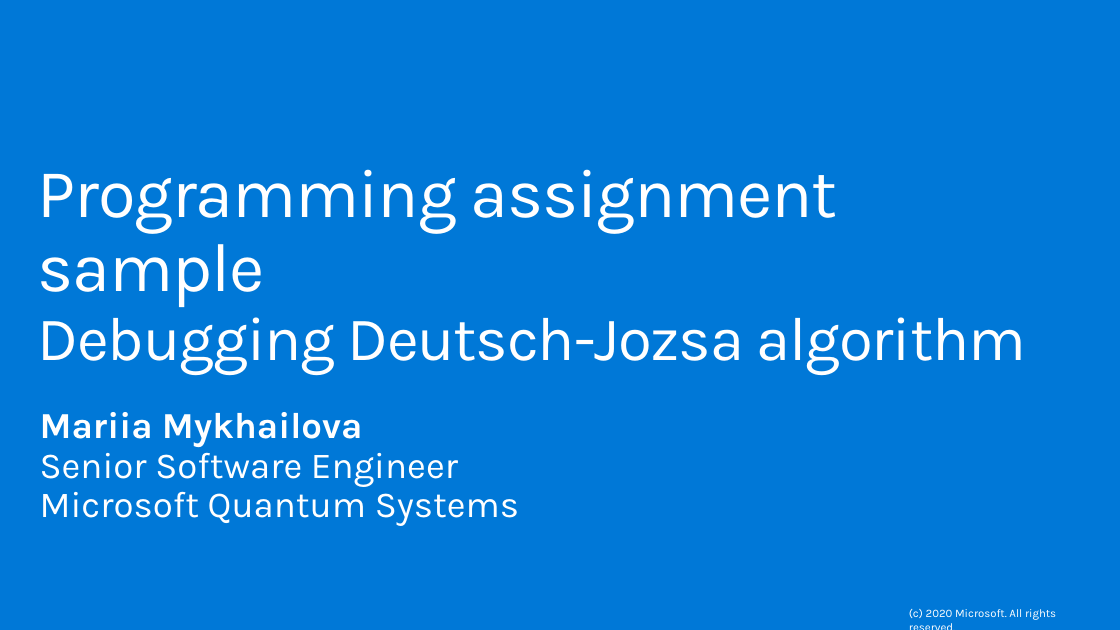
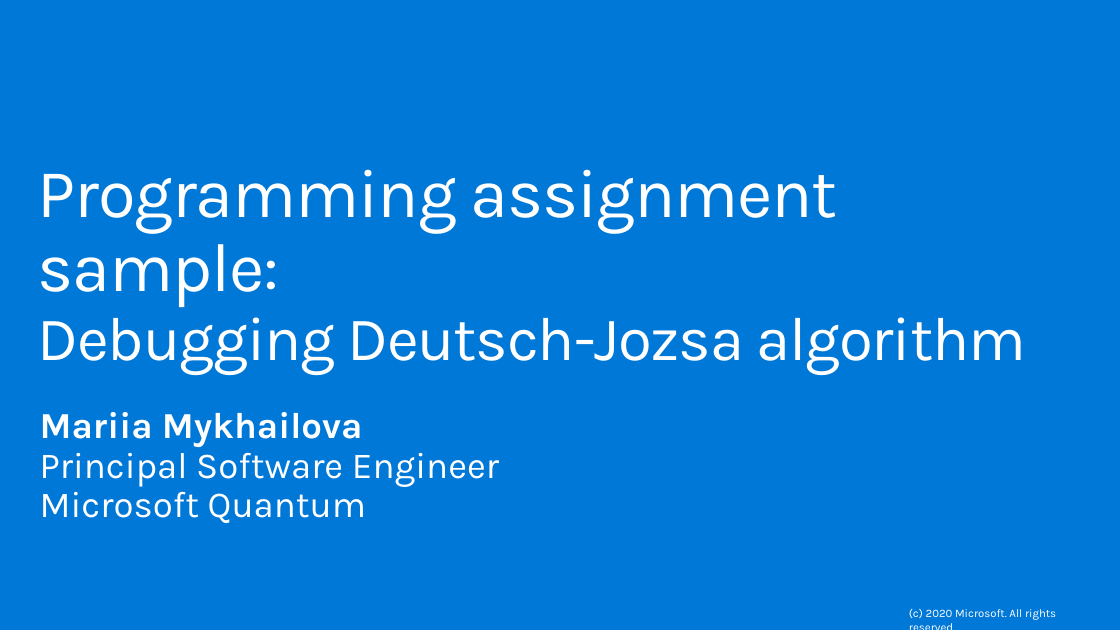
Before and after one commit to microsoft/quantum-curriculum-samples, a slide deck: slide 1 of ProgrammingAssignmentSamples/DebuggingQuantumCode/DebuggingDJAgorithm-Solutions.pptx. Drawn at 1120x630 pixels with LibreOffice and Linux fonts; fonts in the diff are those of the drawing; background and template pictures are left out. Boxes give left, top, right and bottom in pixels: in the first picture for what was removed or moved away, otherwise in the second. Text is boxed around its words. In the diff, an @@ line names an element or a change of style, - is before the commit and + after.

Commit message:
Update to Modern QDK, part 1: README and debugging assignment

```diff
--- a/ProgrammingAssignmentSamples/DebuggingQuantumCode/DebuggingDJAgorithm-Solutions.pptx
+++ b/ProgrammingAssignmentSamples/DebuggingQuantumCode/DebuggingDJAgorithm-Solutions.pptx
@@ title at (38,169,1027,374): text changed @@
-Programming assignment sample
-Debugging Deutsch-Jozsa algorithm
+Programming assignment sample:
+Debugging Deutsch-Jozsa algorithm
@@ text at (40,444,499,523): text changed @@
-Senior Software Engineer
-Microsoft Quantum Systems
+Principal Software Engineer
+Microsoft Quantum
```
Also in this commit, not shown: 7 other slides changed, 1 slide removed, 8 other files.
